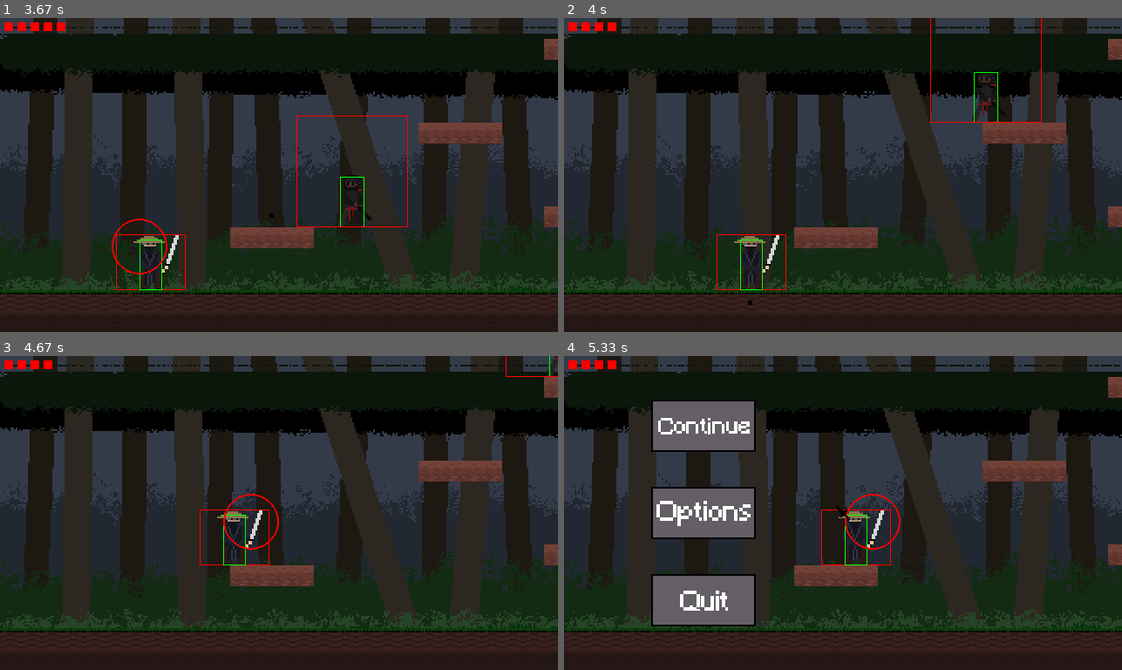
Above: before the commit, frames 1-4 (two rows, left to right).
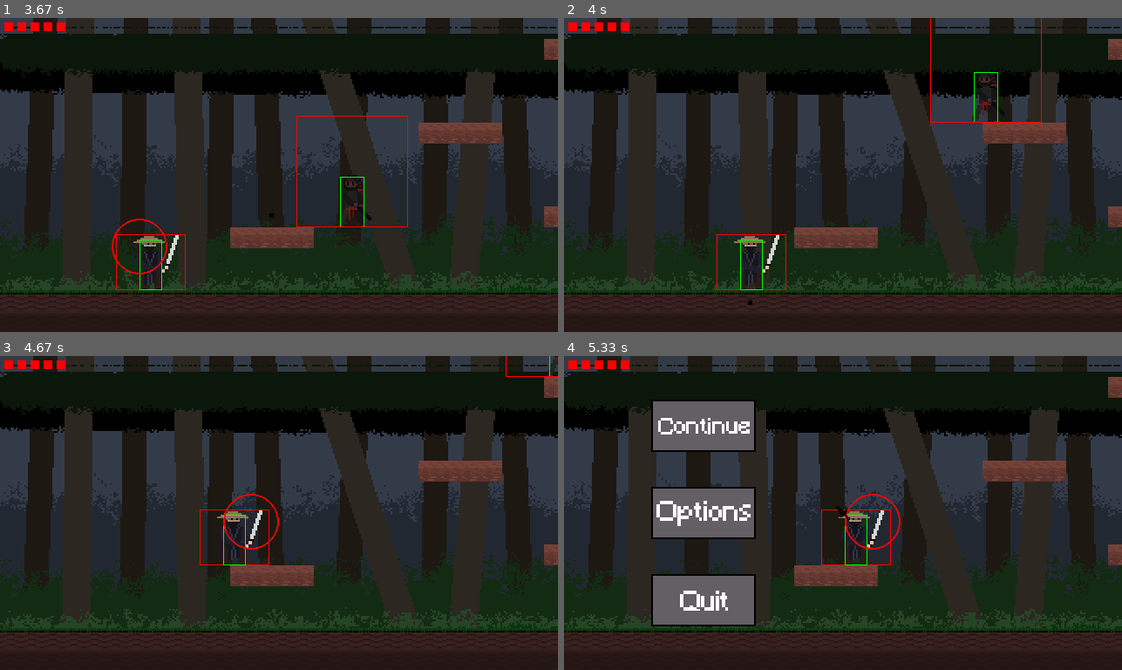
Above: after the commit, the same moments.

Repository: Mallet-Marie/pygame_metroidvania
Game: pygame game, started from game.py
Two runs of this game, one before a commit and one after it. Both use one fixed random seed, a clock stepped at 60 frames per second and the inputs below.
Inputs (mouse positions are in pixels of both pictures, inside the frame that each line leads up to):
- Up to frame 1 (3.67 s): tap Enter at 0.33 s; click (139, 87) at 0.72 s; tap Space at 1, 2.9, 3.3, 3.6 s; hold W 1.33-1.8 s; hold D 1.83-2.47 s; hold A from 3.23 s (still down)
- Up to frame 2 (4 s): release A at 3.7 s; hold D from 3.73 s (still down); tap Space at 3.8 s
- Up to frame 3 (4.67 s): tap Space at 4.1, 4.3, 4.63 s; release D at 4.2 s; hold W 4.23-4.53 s; hold D from 4.57 s (still down)
- Up to frame 4 (5.33 s): tap Space at 4.93 s; release D at 5.03 s; tap Enter at 5.07 s

Frame 1 is identical in both runs. In frame 2, less than 0.1% of the frame differs, in the area x 10-12%, y 1-5%; in frame 3, less than 0.1%; in frame 4, less than 0.1%.

Commit message:
samurai animations and hitboxes

Diff:
--- a/sprites.py
+++ b/sprites.py
@@ -340,8 +340,10 @@
         self.attack_delay = pygame.time.get_ticks()
         self.should_attack = False
         self.attacking = False
+        self.facing_left, self.facing_right = False, False
         self.frame, self.last_frame_update = 0, 0
-        self.anim_list = []
+        self.anim_list = self.l_walk
+        self.attack_done = True
         self.dx = random.randint(-1, 1)
         while self.dx == 0:
             self.dx = random.randint(-1, 1)
@@ -405,15 +407,47 @@
             self.r_attack.append(image)
         r_attack_file.close()
 
+        l_idle_image = pygame.image.load(path.join(sprite_dir, "samurai_left_idle.png")).convert_alpha()
+        with open(path.join(sprite_dir, "samurai_left_idle.json")) as l_idle_file:
+            l_idle = json.load(l_idle_file)
+        frames = l_idle["frames"]
+        for i in range(len(frames)):
+            filename = 'samurai {}.aseprite'.format(i)
+            data = l_idle['frames'][filename]['frame']
+            x, y, w, h = data['x'], data['y'], data['w'], data['h']
+            image = pygame.Surface((w, h), flags = SRCALPHA).convert_alpha()
+            image.blit(l_idle_image, (0, 0), pygame.Rect(x, y, w, h))
+            self.l_idle.append(image)
+        l_idle_file.close()
+
+        r_idle_image = pygame.image.load(path.join(sprite_dir, "samurai_right_idle.png")).convert_alpha()
+        with open(path.join(sprite_dir, "samurai_right_idle.json")) as r_idle_file:
+            r_idle = json.load(r_idle_file)
+        frames = r_idle["frames"]
+        for i in range(len(frames)):
+            filename = 'samurai {}.aseprite'.format(i)
+            data = r_idle['frames'][filename]['frame']
+            x, y, w, h = data['x'], data['y'], data['w'], data['h']
+            image = pygame.Surface((w, h), flags = SRCALPHA).convert_alpha()
+            image.blit(r_idle_image, (0, 0), pygame.Rect(x, y, w, h))
+            self.r_idle.append(image)
+        r_idle_file.close()
+
         self.image = self.l_walk[0]
 
     def animate(self, dt):
         self.last_frame_update += dt
-        if self.velx > 0:
-            self.anim_list = self.r_walk
-        elif self.velx < 0:
-            self.anim_list = self.l_walk
-
+        if self.attack_done:
+            if self.velx == 0:
+                if self.facing_left:
+                    self.anim_list = self.l_idle
+                elif self.facing_right:
+                    self.anim_list = self.r_idle
+            else:
+                if self.facing_left:
+                    self.anim_list = self.l_walk
+                elif self.facing_right:
+                    self.anim_list = self.r_walk
 
         if self.last_frame_update > 60/8:
             self.last_frame_update = 0
@@ -423,10 +457,11 @@
     def attack(self):
         self.attack_time = pygame.time.get_ticks()
         self.attacking = True
+        self.attack_done = False
         if self.dx == -1:
-            self.sword = Sword(self.rect.x, self.rect.y+8, 96, 96, 48)
+            self.sword = Sword(self.hitbox.x, self.hitbox.y+16, 88, 88, 44)
         elif self.dx == 1:
-            self.sword = Sword(self.rect.x+32, self.rect.y+8, 96, 96, 48)
+            self.sword = Sword(self.hitbox.x+32, self.hitbox.y+16, 88, 88, 44)
         self.game.mob_melee.add(self.sword)
         self.game.all_sprites.add(self.sword)
 
@@ -437,7 +472,7 @@
                 self.posx = hits[0].hitbox.left - self.hitbox.width
             if self.dx < 0:
                 self.posx = hits[0].hitbox.right
-            self.velx *= -1
+            self.velx = 0
             self.rect.x = self.posx-48
             self.hitbox.x = self.posx
 
@@ -467,10 +502,11 @@
         if self.attacking:
             self.velx = dt * self.dx * 2.5
             if self.dx == -1:
-                self.sword.update(self.rect.x, self.rect.y+8, self)
+                self.sword.update(self.hitbox.x, self.hitbox.y+16, self)
             elif self.dx == 1:
-                self.sword.update(self.rect.x+32, self.rect.y+8, self)
+                self.sword.update(self.hitbox.x+32, self.hitbox.y+16, self)
             if self.sword.finished:
+                self.attack_done = True
                 now = pygame.time.get_ticks()
                 if now - self.attack_time > 1500:
                     self.attacking = False
@@ -479,8 +515,13 @@
             self.velx = dt * self.dx * 1
             if not self.attacking:
                 attack_delay = pygame.time.get_ticks()
-                if attack_delay - self.attack_delay > 100:
+                if attack_delay - self.attack_delay > 200:
                     self.attack()
+                    self.frame = 0
+                    if self.facing_left:
+                        self.anim_list = self.l_attack
+                    elif self.facing_right:
+                        self.anim_list = self.r_attack
         else:
             self.velx = dt * self.dx * 2.5
         if abs(self.hitbox.centerx - self.game.player.hitbox.centerx) <= 150:
@@ -516,4 +557,10 @@
         self.rect.y = self.posy-64
         self.hitbox.y = self.posy
         self.vertical_collisions(tiles)
+        if self.velx > 0:
+            self.facing_right = True
+            self.facing_left = False
+        elif self.velx < 0:
+            self.facing_left = True
+            self.facing_right = False
         self.animate(dt)
--- a/states/world.py
+++ b/states/world.py
@@ -76,7 +76,7 @@
     def collide_circle_hitbox(self, left, right):
         return left.hitbox.collide_circle(right.hitbox)
 
-    def collide_circle_rect(self, right, left):
+    def collide_rect_circle_hitbox(self, right, left):
         circle_distance_x = abs(right.hitbox.centerx-left.hitbox.centerx)
         circle_distance_y = abs(right.hitbox.centery-left.hitbox.centery)
         if circle_distance_x > left.hitbox.w/2.0+right.radius or circle_distance_y > left.hitbox.h/2.0+right.radius:
@@ -146,8 +146,8 @@
                 hit.attack_time = pygame.time.get_ticks()
                 hit.should_attack = True
         #player_hits = pygame.sprite.spritecollide(self.player, self.mobs, False)
-        mob_hits = pygame.sprite.spritecollide(self.player, self.mob_attacks, False)
-        mob_melee_hits = pygame.sprite.spritecollide(self.player, self.mob_melee, False)
+        mob_hits = pygame.sprite.spritecollide(self.player, self.mob_attacks, False, self.collide_hitbox)
+        mob_melee_hits = pygame.sprite.spritecollide(self.player, self.mob_melee, False, self.collide_hitbox)
         if not self.player.invincible:
             for hit in mob_melee_hits:
                 self.player.health -= 1
Not shown, changed: .gitignore
